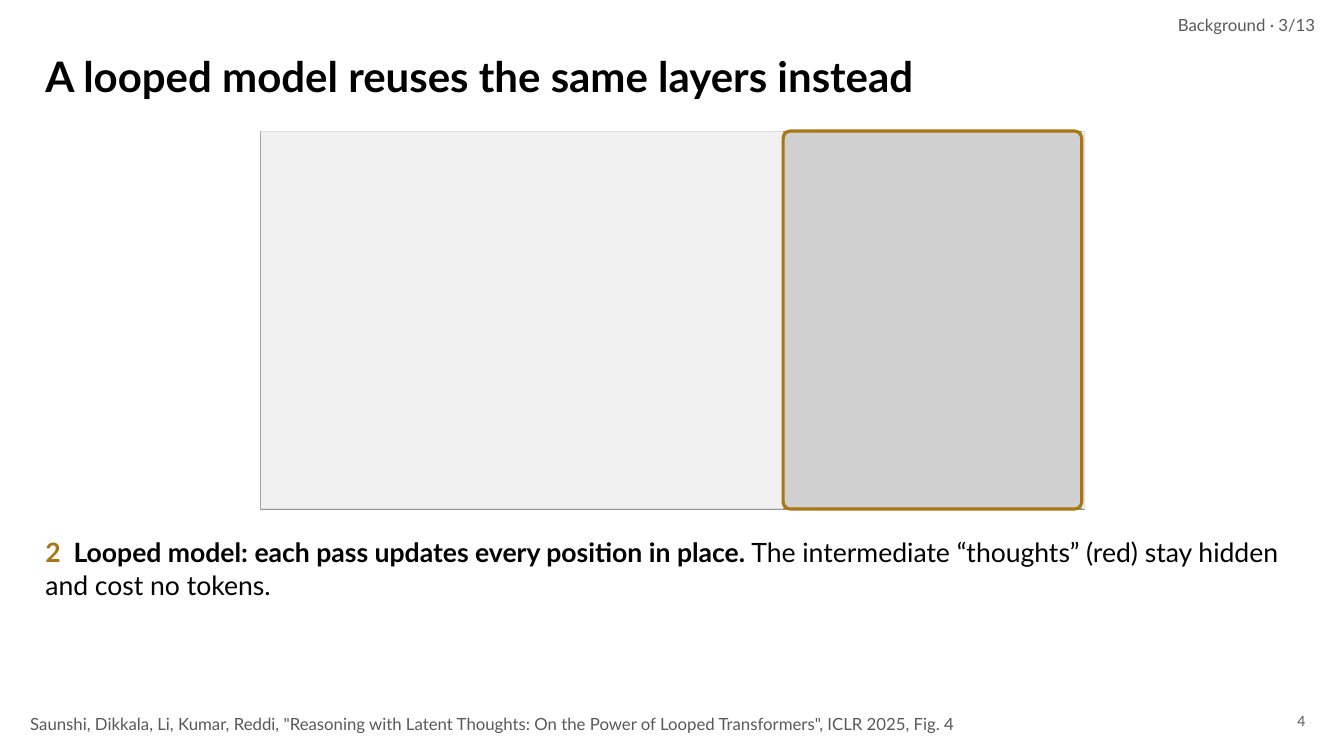
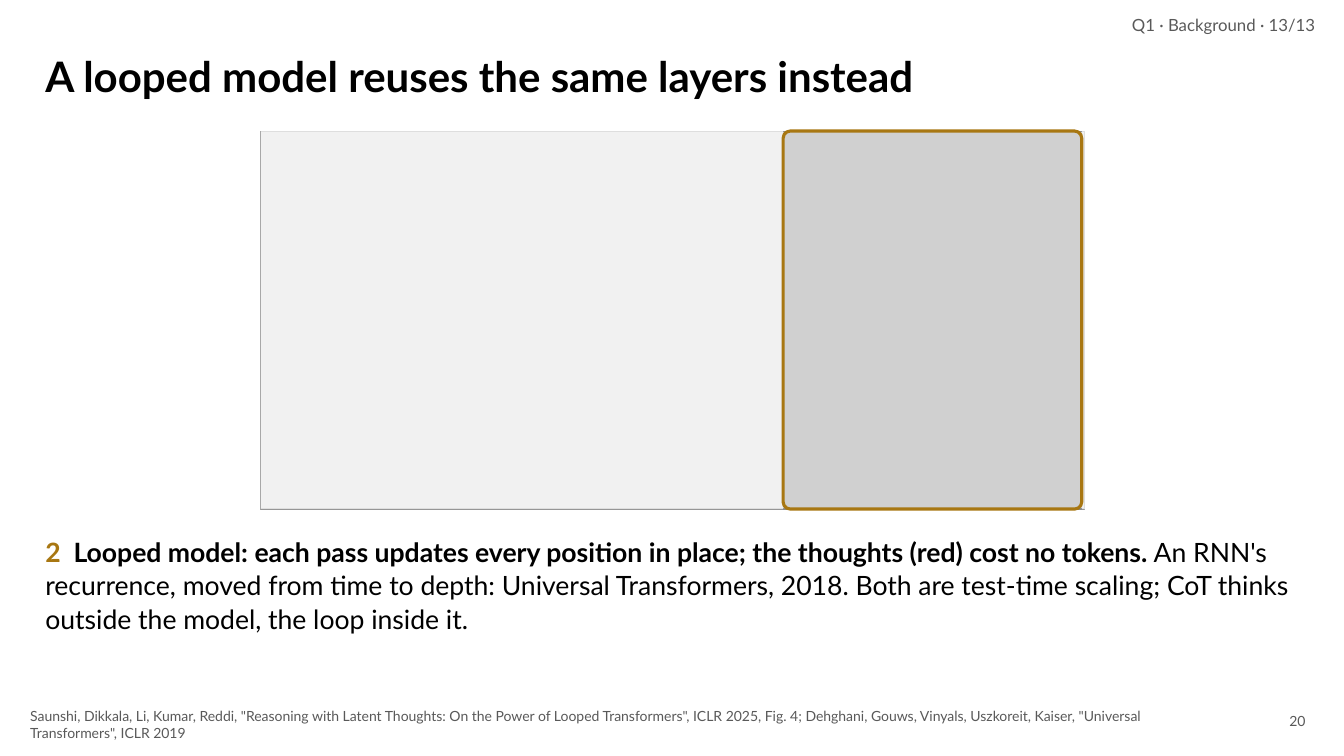
Before and after one commit to irregular6612/agi-hw2, a slide deck: slide 20 of build/out/looped-transformers.pptx (slide 4 before the commit). Drawn at 1344x756 pixels with LibreOffice and Linux fonts; fonts in the diff are those of the drawing; grey boxes stand for pictures. Boxes give left, top, right and bottom in pixels: in the first picture for what was removed or moved away, otherwise in the second. Text is boxed around its words. In the diff, an @@ line names an element or a change of style, - is before the commit and + after.

```diff
--- a/build/out/looped-transformers.pptx
+++ b/build/out/looped-transformers.pptx
@@ text at <box>1132,18,1316,34</box>: text changed @@
-Background · 3/13
+Q1 · Background · 13/13
@@ text at <box>45,541,1288,634</box>: text changed @@
-2 Looped model: each pass updates every position in place. The intermediate “thoughts” (red) stay hidden and cost no tokens.
+2 Looped model: each pass updates every position in place; the thoughts (red) cost no tokens. An RNN's recurrence, moved from time to depth: Universal Transformers, 2018. Both are test-time scaling; CoT thinks outside the model, the loop inside it.
@@ text at <box>30,710,1141,740</box>: text changed; size 12 to 10 pt @@
-Saunshi, Dikkala, Li, Kumar, Reddi, "Reasoning with Latent Thoughts: On the Power of Looped Transformers", ICLR 2025, Fig. 4
+Saunshi, Dikkala, Li, Kumar, Reddi, "Reasoning with Latent Thoughts: On the Power of Looped Transformers", ICLR 2025, Fig. 4; Dehghani, Gouws, Vinyals, Uszkoreit, Kaiser, "Universal Transformers", ICLR 2019
@@ page number at <box>1289,716,1305,726</box>: text changed @@
-4
+20
```
Also in this commit, not shown: 78 other slides changed, 32 slides added, 65 slides removed, 23 other files.
